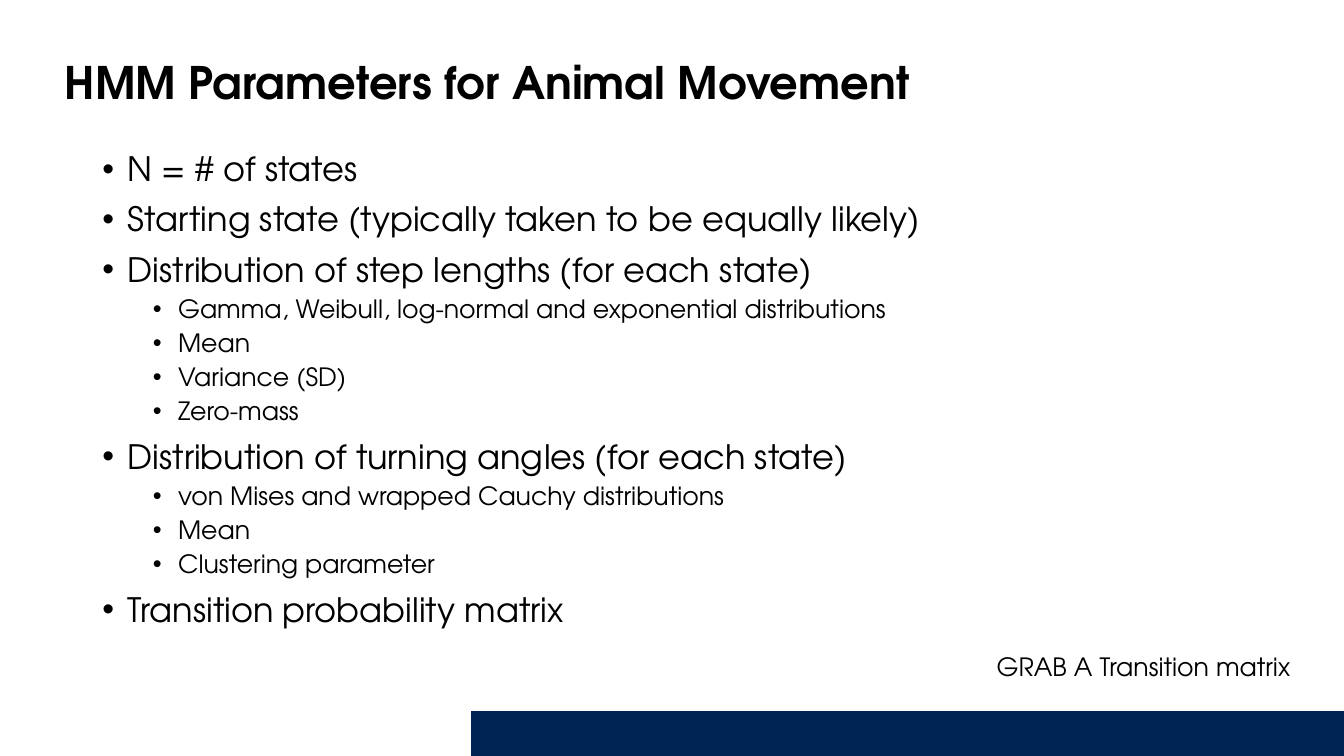
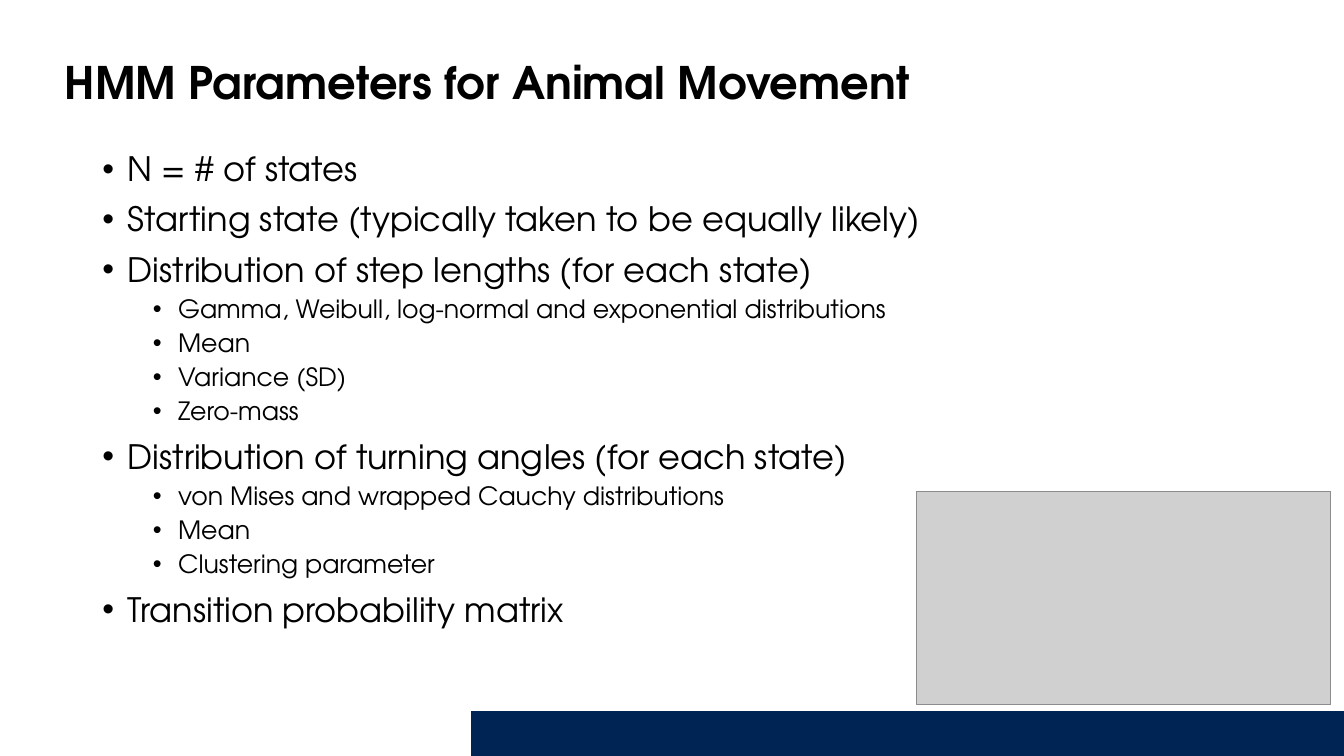
Before and after one commit to Smithsonian/Introduction_HMM, a slide deck: slide 7 of Presentation/IntroAnimalMovements_HMMs.pptx. Drawn at 1344x756 pixels with LibreOffice and Linux fonts; fonts in the diff are those of the drawing; grey boxes stand for pictures; background and template pictures are left out. Boxes give left, top, right and bottom in pixels: in the first picture for what was removed or moved away, otherwise in the second. Text is boxed around its words. In the diff, an @@ line names an element or a change of style, - is before the commit and + after.

```diff
--- a/Presentation/IntroAnimalMovements_HMMs.pptx
+++ b/Presentation/IntroAnimalMovements_HMMs.pptx
@@ picture added at box(917, 491, 1332, 705) @@
@@ text removed at box(997, 657, 1290, 677) @@
-GRAB A Transition matrix
```
Also in this commit, not shown: 9 other slides changed, 2 slides added, 2 slides removed.
